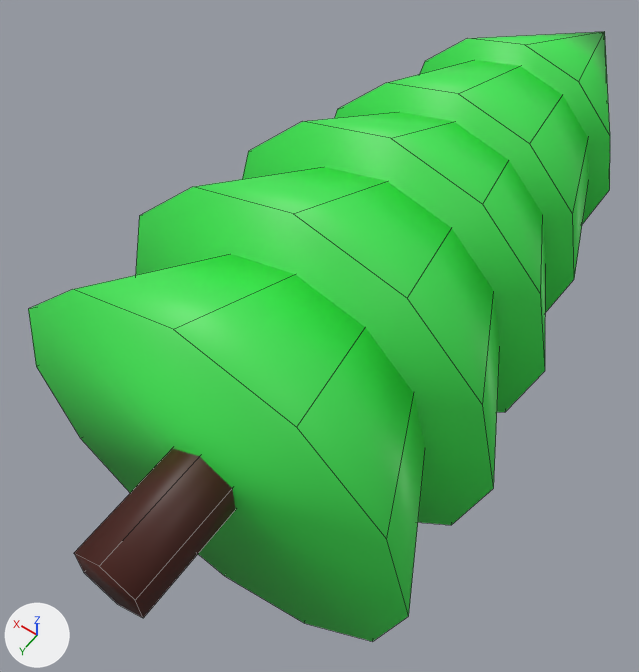
Before and after pictures for a commit that changed the FBX model Learn-DOTS-City-Builder/Assets/3DModels/Trees/Tree_01.fbx.
Before and after are seen from a 50 mm lens placed at (-4.157, 0.068, 0.356), pointed at (-3.98, -0.18, -0.033). Arrows for +X, +Y and +Z are at lower left; the lights stay in place. The picture after the commit comes second. Mesh edges are drawn as thin lines. Where no turn or scale is listed for an object, it has been applied to the vertices.

Names of what the first picture shows: 'Tree_01'.
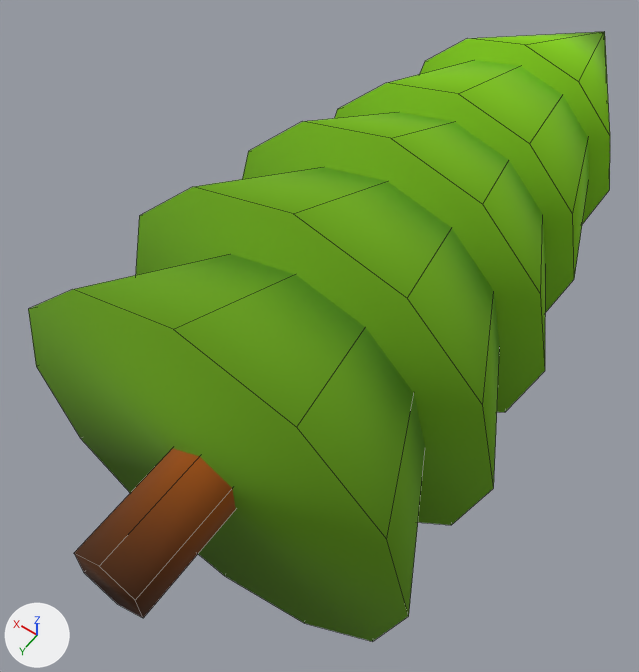
Where the change shows, as pixel boxes (x1, y1, x2, y2) in the pictures (639 x 672 px):
'Tree_01', recoloured, surface changed (darker)
    both: (28, 32, 610, 642)
part 1 of me_cylinder_001, recoloured
    both: (83, 448, 236, 595)
part 2 of me_cylinder_001, recoloured (darker)
    both: (28, 32, 610, 642)
part 3 of me_cylinder_001, surface changed (darker)
    both: (28, 32, 610, 642)

Edits to the bpy script that builds the scene:
```text
Add img_masterpalette_png:
    img_masterpalette_png = load_image('MasterPalette.png', '../../Material/MasterPalette.png', 4096, 4096, 'sRGB')
Add mat_m_mastershader:
    mat_m_mastershader = principled_material('M_MasterShader')
    mat_m_mastershader.texture = img_masterpalette_png
    mat_m_mastershader.roughness = 1.0
Change me_cylinder_001:
    where me_cylinder_001.from_pydata(...)  # 121 vertices, 76 faces; spans x -0.109..0.109, y -0.493..0.0, z -0.109..0.109
    used by ob_tree_01; location = (-4.0, 0.0, 0.0)
    me_cylinder_001 part 1: all 7 faces that had it switch from mat_tronc (dark red #47160a) to mat_m_mastershader (picture img_masterpalette_png)
    me_cylinder_001 part 2: all 69 faces that had it switch from mat_leaves (green #3ee753) to mat_m_mastershader (picture img_masterpalette_png)
    me_cylinder_001 part 3: texture (UV) coordinates of 76 of 76 faces, centred in x -0.084..0.084, y -0.395..0.0, z -0.084..0.084, changed; they spanned u 0.0..1.0, v 0.01..1.0 and now span u 0.1..0.34, v 0.03..0.08
```
